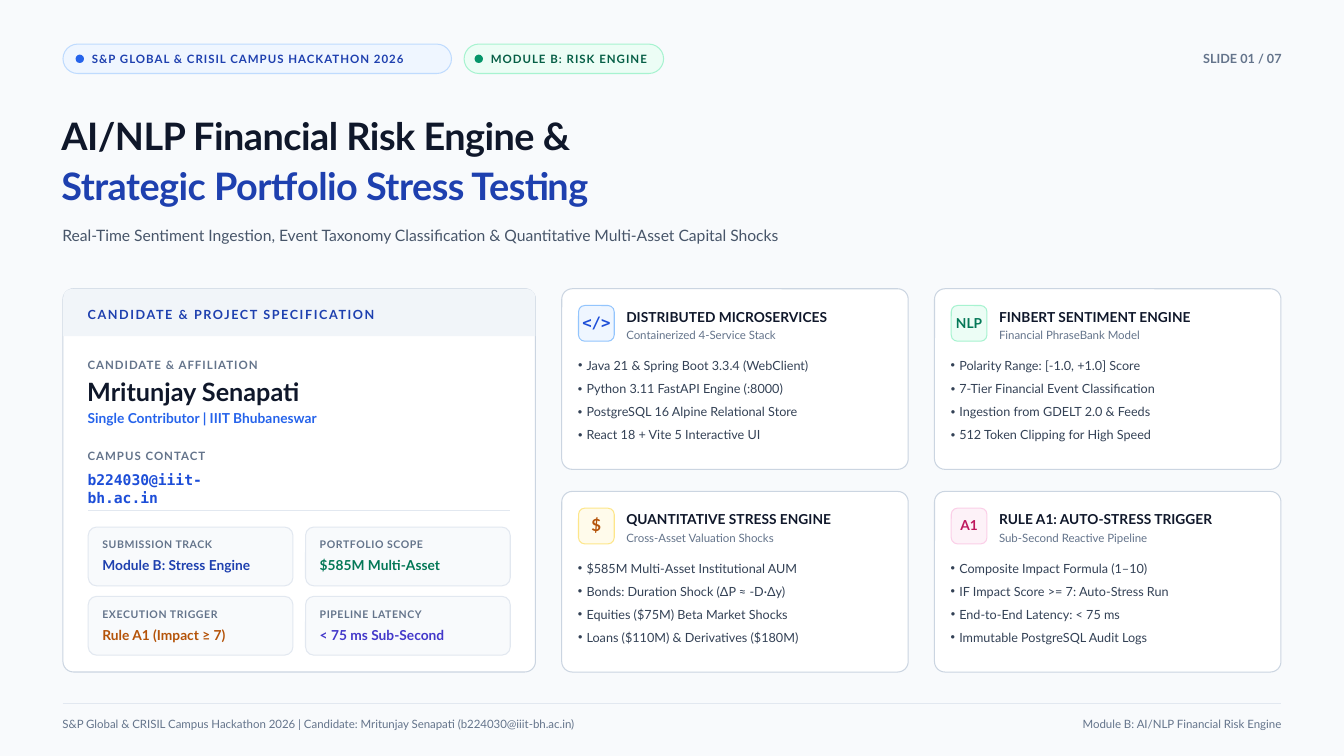
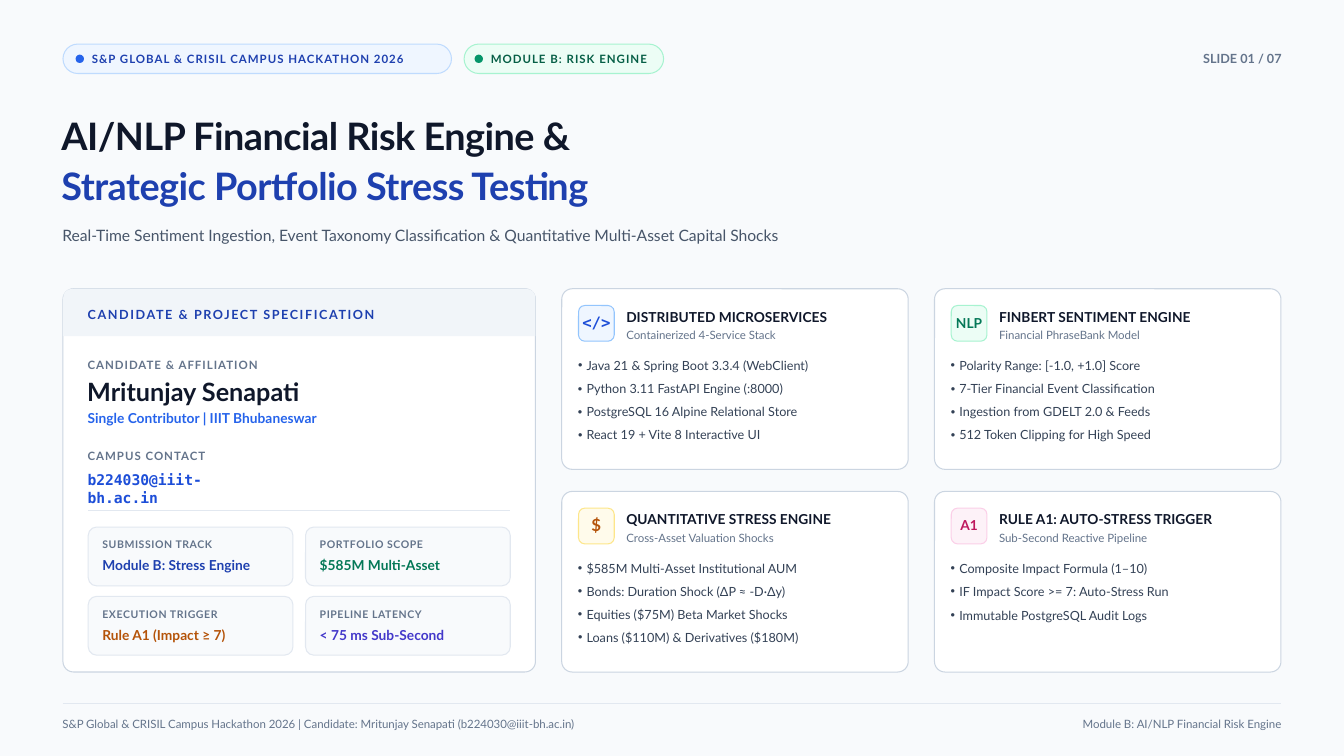
Before and after one commit to Mritunjay28/iiit-bhubaneswar-mritunjay-senapati-hackathon, a slide deck: slide 1 of docs/presentation.pptx. Drawn at 1344x756 pixels with LibreOffice and Linux fonts; fonts in the diff are those of the drawing. Boxes give left, top, right and bottom in pixels: in the first picture for what was removed or moved away, otherwise in the second. Text is boxed around its words. In the diff, an @@ line names an element or a change of style, - is before the commit and + after.

```diff
--- a/docs/presentation.pptx
+++ b/docs/presentation.pptx
@@ text at (587,430,761,439): text changed @@
-• React 18 + Vite 5 Interactive UI
+• React 19 + Vite 8 Interactive UI
@@ text "Immutable PostgreSQL Audit Logs": place and size @@
-text "Immutable PostgreSQL Audit Logs" at (959,632,1147,645)
+text "Immutable PostgreSQL Audit Logs" at (959,610,1147,623)
@@ text removed at (959,609,1120,621) @@
-• End-to-End Latency: < 75 ms
```
Also in this commit, not shown: 5 other slides changed, 14 other files.
